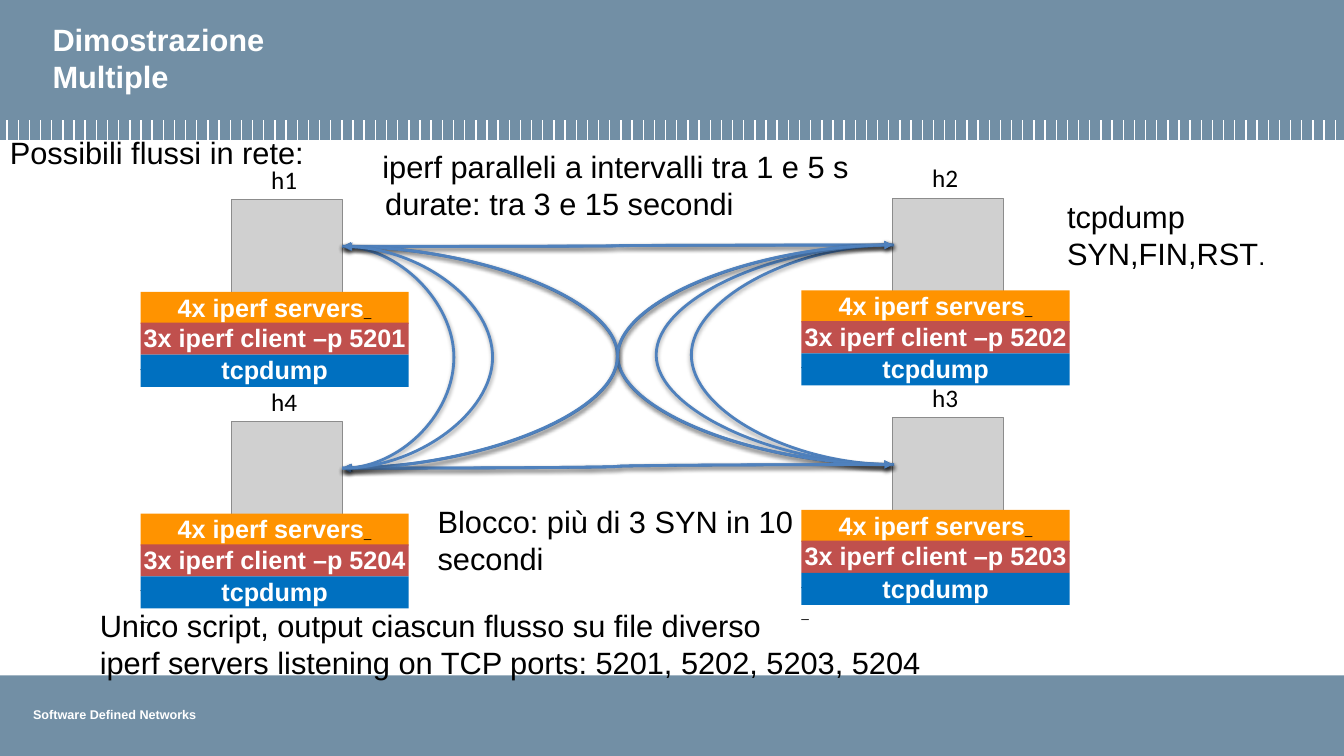
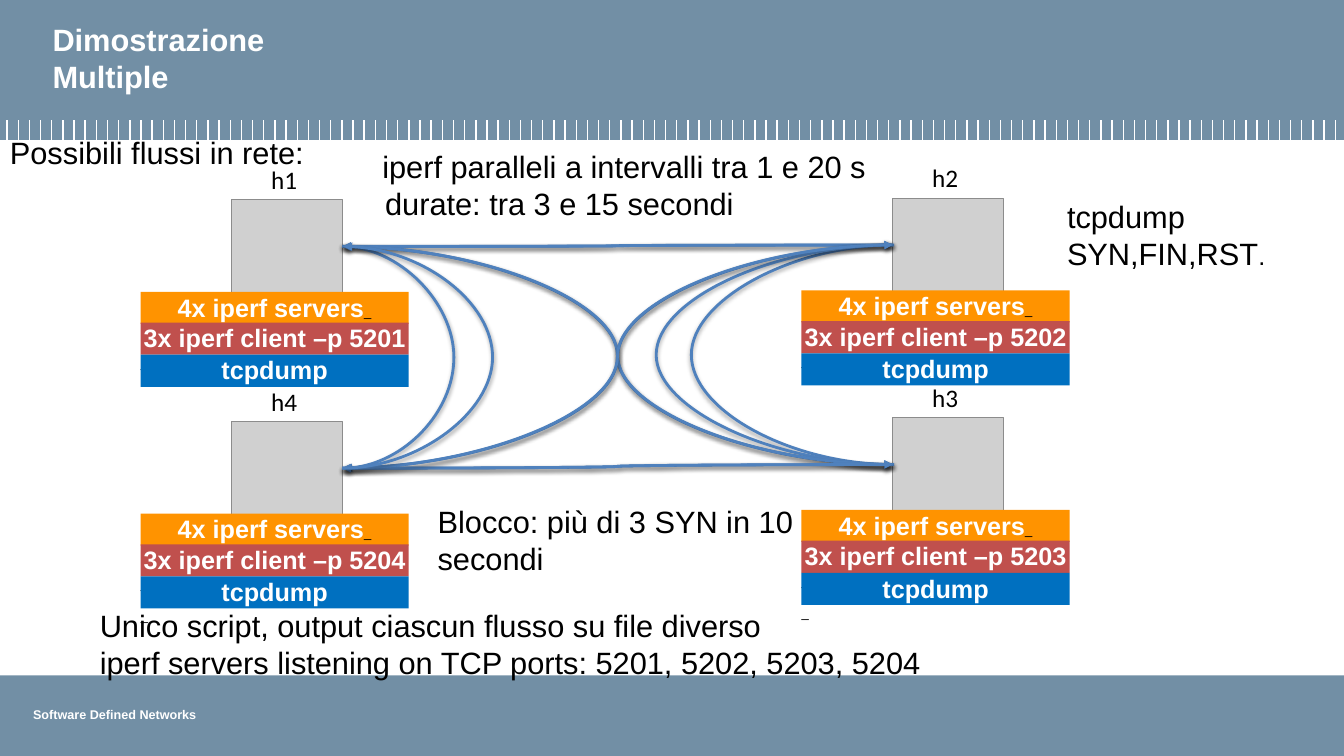
Before and after one commit to pierluigigrossi/progetto-SDN, a slide deck: slide 10 of intermedia8.pptx. Drawn at 1344x756 pixels with LibreOffice and Linux fonts; fonts in the diff are those of the drawing; grey boxes stand for pictures; background and template pictures are left out. Boxes give left, top, right and bottom in pixels: in the first picture for what was removed or moved away, otherwise in the second. Text is boxed around its words. In the diff, an @@ line names an element or a change of style, - is before the commit and + after.

```diff
--- a/intermedia8.pptx
+++ b/intermedia8.pptx
@@ text at <box>382,155,865,183</box>: text changed @@
-iperf paralleli a intervalli tra 1 e 5 s
+iperf paralleli a intervalli tra 1 e 20 s
```
Also in this commit, not shown: 1 other slide changed, 2 other files.
